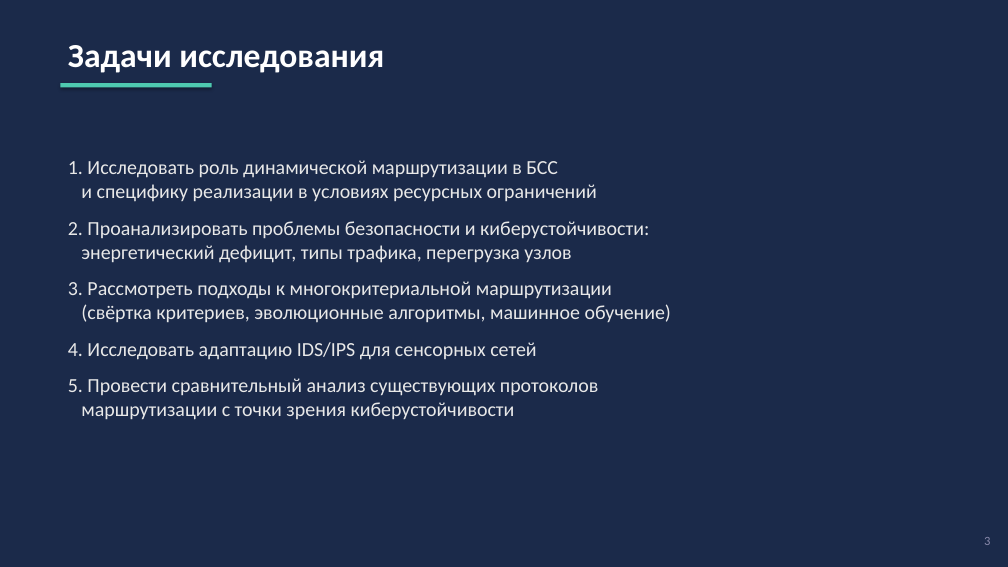
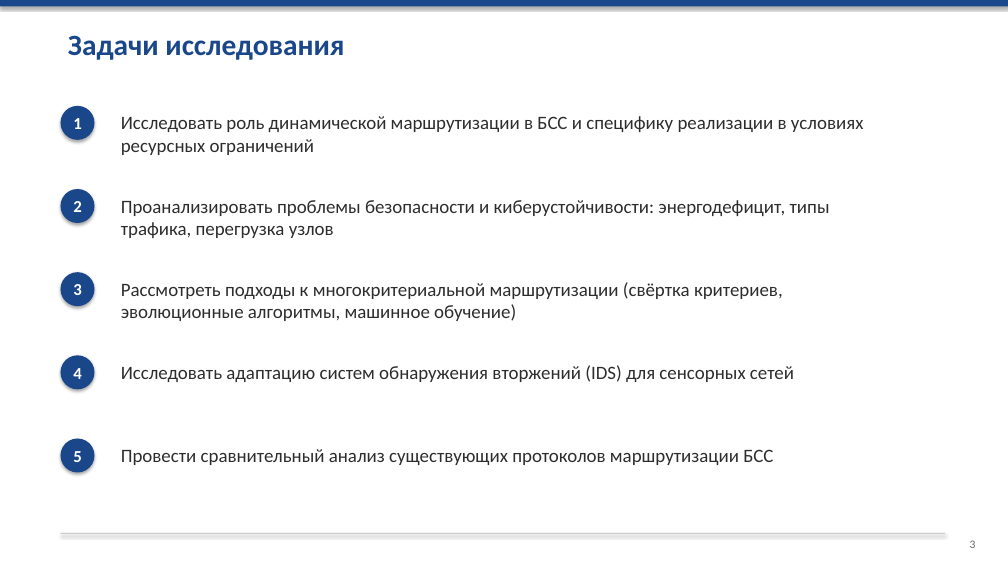
Before and after one commit to chloryyy/CourseWork, a slide deck: slide 3 of Презентация_защита_курсовой.pptx. Drawn at 1008x567 pixels with LibreOffice and Linux fonts; fonts in the diff are those of the drawing. Boxes give left, top, right and bottom in pixels: in the first picture for what was removed or moved away, otherwise in the second. Text is boxed around its words. In the diff, an @@ line names an element or a change of style, - is before the commit and + after.

```diff
--- a/Презентация_защита_курсовой.pptx
+++ b/Презентация_защита_курсовой.pptx
@@ background #1B2A4A to #FFFFFF @@
@@ rectangle added at (x1=0, y1=0, x2=1008, y2=6), fill #1A478A @@
@@ text "Задачи исследования" moved from (x1=68, y1=45, x2=384, y2=73) to (x1=68, y1=35, x2=344, y2=60) @@
@@ text "Задачи исследования" at (x1=68, y1=35, x2=344, y2=60): size 32 to 28 pt, text colour #FFFFFF to #1A478A @@
@@ rectangle removed at (x1=60, y1=83, x2=212, y2=88) @@
@@ ellipse added at (x1=60, y1=106, x2=95, y2=140), fill #1A478A, 16 pt, text #FFFFFF, bold @@
+1
@@ text added at (x1=121, y1=116, x2=863, y2=155), 18 pt, text #2D2D2D @@
+Исследовать роль динамической маршрутизации в БСС и специфику реализации в условиях ресурсных ограничений
@@ text removed at (x1=68, y1=160, x2=672, y2=420) @@
-1. Исследовать роль динамической маршрутизации в БСС
-и специфику реализации в условиях ресурсных ограничений
-2. Проанализировать проблемы безопасности и киберустойчивости:
-энергетический дефицит, типы трафика, перегрузка узлов
-3. Рассмотреть подходы к многокритериальной маршрутизации
-(свёртка критериев, эволюционные алгоритмы, машинное обучение)
-4. Исследовать адаптацию IDS/IPS для сенсорных сетей
-5. Провести сравнительный анализ существующих протоколов
-маршрутизации с точки зрения киберустойчивости
@@ ellipse added at (x1=60, y1=189, x2=95, y2=223), fill #1A478A, 16 pt, text #FFFFFF, bold @@
+2
@@ text added at (x1=121, y1=200, x2=830, y2=238), 18 pt, text #2D2D2D @@
+Проанализировать проблемы безопасности и киберустойчивости: энергодефицит, типы трафика, перегрузка узлов
@@ ellipse added at (x1=60, y1=272, x2=95, y2=306), fill #1A478A, 16 pt, text #FFFFFF, bold @@
+3
@@ text added at (x1=121, y1=282, x2=783, y2=321), 18 pt, text #2D2D2D @@
+Рассмотреть подходы к многокритериальной маршрутизации (свёртка критериев, эволюционные алгоритмы, машинное обучение)
@@ ellipse added at (x1=60, y1=355, x2=95, y2=389), fill #1A478A, 16 pt, text #FFFFFF, bold @@
+4
@@ text added at (x1=121, y1=365, x2=794, y2=382), 18 pt, text #2D2D2D @@
+Исследовать адаптацию систем обнаружения вторжений (IDS) для сенсорных сетей
@@ ellipse added at (x1=60, y1=439, x2=95, y2=473), fill #1A478A, 16 pt, text #FFFFFF, bold @@
+5
@@ text added at (x1=121, y1=449, x2=773, y2=465), 18 pt, text #2D2D2D @@
+Провести сравнительный анализ существующих протоколов маршрутизации БСС
@@ rectangle added at (x1=60, y1=533, x2=945, y2=534), fill #CCCCCC @@
@@ text "3" moved from (x1=984, y1=537, x2=990, y2=545) to (x1=970, y1=540, x2=976, y2=548) @@
@@ text "3" at (x1=970, y1=540, x2=976, y2=548): size 12 to 11 pt, text colour #8888AA to #666666 @@
```
Also in this commit, not shown: 10 other slides changed, 1 other file.
